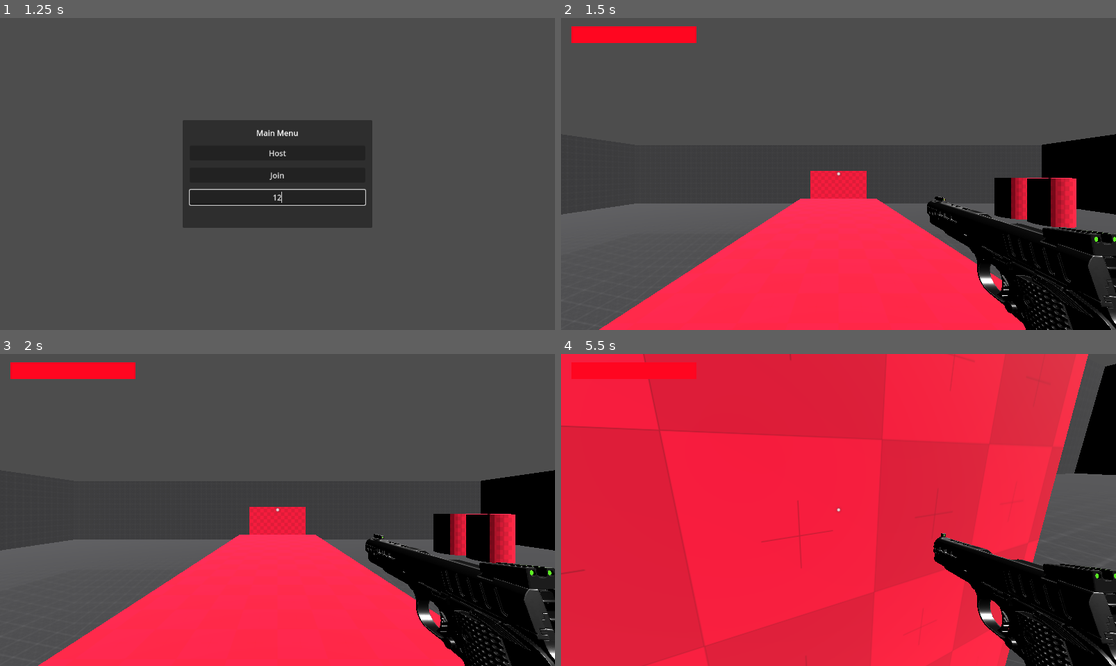
Above: before the commit, frames 1-4 (two rows, left to right).
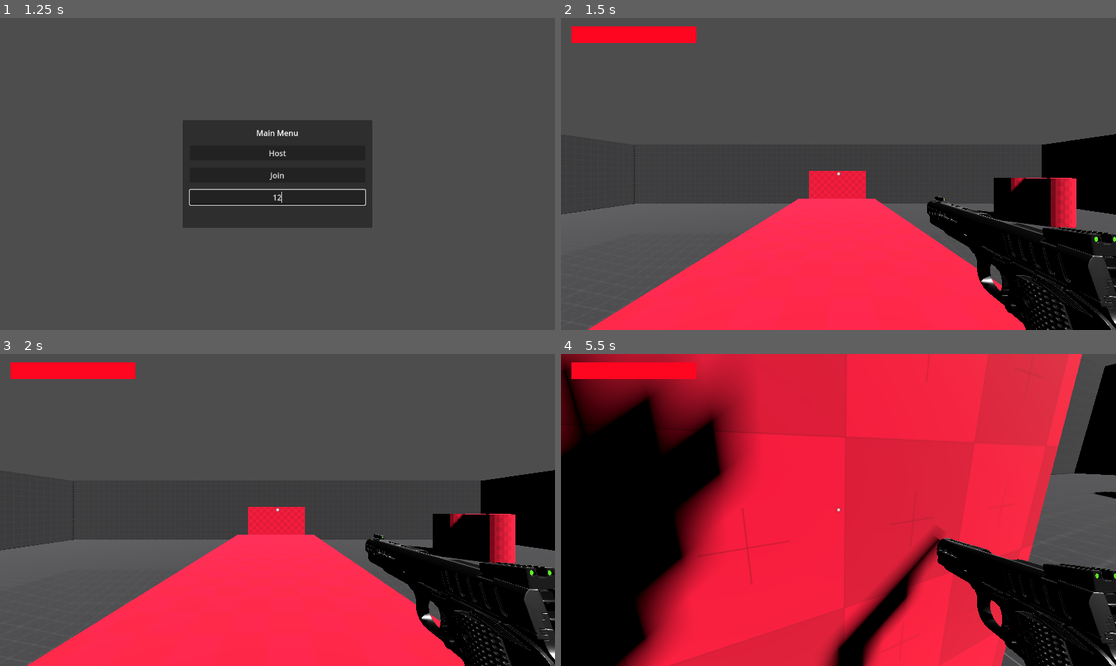
Above: after the commit, the same moments.

Repository: nc5432/Godot-Multiplayer
Game: Godot game, scene res://Scenes/world.tscn
The game is run twice, just before and just after one commit, with the same random seed, the same clock (stepped at 60 frames per second) and the same inputs.
Inputs (mouse positions are in pixels of both pictures, inside the frame that each line leads up to):
- Up to frame 1 (1.25 s): click (277, 195) at 0.52 s; type "12" at 0.6 s
- Up to frame 2 (1.5 s): click "Host" at 1.25 s
- Up to frame 3 (2 s): no input
- Up to frame 4 (5.5 s): tap Enter (ui_accept) at 2, 2.27, 3.02, 4.52, 5.27 s; move the mouse to (866, 510) at 2.02 s; hold W (up) from 2.03 s (still down); click (866, 510) at 2.1 s; move the mouse to (810, 510) at 2.77 s; click (810, 510) at 2.85 s; move the mouse to (849, 503) at 3.52 s; click (849, 503) at 3.6 s; move the mouse to (832, 516) at 4.27 s; click (832, 516) at 4.35 s; move the mouse to (877, 513) at 5.02 s; click (877, 513) at 5.1 s

Frame 1 is identical in both runs. In frame 2, 1.4% of the frame differs, in the area x 0-100%, y 37-100%; in frame 3, 1.4%; in frame 4, 38%, in the area x 0-100%, y 0-100%.
Error before the commit: Assertion failed: UPNP Discover Failed! Error 24 (res://Scripts/world.gd:59)

Commit message:
Fixes and changes
- Removed UPNP support
- Replaced model with a chicken
- Changed physics engine to Jolt for better performance and accuracy
- Fixed camera position

Diff:
--- a/Prefabs/player.tscn
+++ b/Prefabs/player.tscn
@@ -1,7 +1,8 @@
-[gd_scene load_steps=17 format=3 uid="uid://b4lc7asimanmh"]
+[gd_scene load_steps=18 format=3 uid="uid://b4lc7asimanmh"]
 
 [ext_resource type="Script" path="res://Scripts/Player.gd" id="1_iv0wx"]
 [ext_resource type="PackedScene" uid="uid://da1qh4xri24f2" path="res://Models/kimber_1911/scene.gltf" id="2_0x8c2"]
+[ext_resource type="PackedScene" uid="uid://dbdwccvwm0mw1" path="res://Models/funny_rubber_chicken/scene.gltf" id="2_3kray"]
 [ext_resource type="Texture2D" uid="uid://bx0esoasfh733" path="res://addons/kenney_particle_pack/star_06.png" id="3_cnxpw"]
 
 [sub_resource type="CapsuleMesh" id="CapsuleMesh_xpbim"]
@@ -161,19 +162,23 @@
 properties/2/watch = false
 
 [node name="Player" type="CharacterBody3D"]
-collision_layer = 2
+collision_layer = 3
 script = ExtResource("1_iv0wx")
 
 [node name="MeshInstance3D" type="MeshInstance3D" parent="."]
 transform = Transform3D(1, 0, 0, 0, 1, 0, 0, 0, 1, 0, 1, 0)
+visible = false
 mesh = SubResource("CapsuleMesh_xpbim")
+
+[node name="Chicken" parent="." instance=ExtResource("2_3kray")]
+transform = Transform3D(-0.005, 0, -4.37114e-10, 0, 0.003, 0, 4.37114e-10, 0, -0.005, 0, 1, 0)
 
 [node name="CollisionShape3D" type="CollisionShape3D" parent="."]
 transform = Transform3D(1, 0, 0, 0, 1, 0, 0, 0, 1, 0, 1, 0)
 shape = SubResource("CapsuleShape3D_ruebo")
 
 [node name="Camera3D" type="Camera3D" parent="."]
-transform = Transform3D(1, 0, 0, 0, 1, 0, 0, 0, 1, 0, 1.46831, 0)
+transform = Transform3D(1, 0, 0, 0, 1, 0, 0, 0, 1, 0.105975, 1.46831, -0.0756454)
 
 [node name="gun" parent="Camera3D" instance=ExtResource("2_0x8c2")]
 transform = Transform3D(-0.3, -3.72707e-07, 6.5866e-07, 6.55671e-09, 0.259808, 0.15, -7.56769e-07, 0.15, -0.259808, 0.40064, -0.313696, -0.50908)
@@ -189,6 +194,7 @@
 draw_pass_1 = SubResource("PlaneMesh_yxv4l")
 
 [node name="RayCast3D" type="RayCast3D" parent="Camera3D"]
+transform = Transform3D(1, 0, 0, 0, 1, 0, 0, 0, 1, 0, 0, -0.537428)
 target_position = Vector3(0, 0, -50)
 collision_mask = 2
 
--- a/Scenes/world.tscn
+++ b/Scenes/world.tscn
@@ -19,6 +19,7 @@
 [node name="DirectionalLight3D" type="DirectionalLight3D" parent="."]
 transform = Transform3D(0.726647, -0.512797, 0.457191, 0, 0.665478, 0.746418, -0.687011, -0.542382, 0.483567, 0, 39.4589, 0)
 light_energy = 1.821
+shadow_enabled = true
 
 [node name="CanvasLayer" type="CanvasLayer" parent="."]
 
--- a/Scripts/Player.gd
+++ b/Scripts/Player.gd
@@ -25,6 +25,7 @@
 	set_multiplayer_authority(str(name).to_int())
 
 func _unhandled_input(event):
+	if not is_multiplayer_authority(): return
 	if event is InputEventMouseMotion:
 		rotate_y(-event.relative.x * lookSensitivity)
 		camera.rotate_x(-event.relative.y * lookSensitivity)
--- a/Scripts/world.gd
+++ b/Scripts/world.gd
@@ -6,7 +6,7 @@
 @onready var healthbar = $CanvasLayer/HUD/HealthBar
 
 const Player = preload("res://Prefabs/player.tscn")
-const PORT = 2571
+const PORT = 25565
 var enet_peer = ENetMultiplayerPeer.new()
 
 @export var spawnpoint: Vector3 = Vector3(0, 6.376, 0)
@@ -24,7 +24,7 @@
 	multiplayer.peer_connected.connect(addPlayer)
 	multiplayer.peer_disconnected.connect(removePlayer)
 	addPlayer(multiplayer.get_unique_id())
-	upnpSetup()
+	#upnpSetup()
 
 func _on_join_button_pressed():
 	mainMenu.hide()
--- a/project.godot
+++ b/project.godot
@@ -55,3 +55,7 @@
 "events": [Object(InputEventMouseButton,"resource_local_to_scene":false,"resource_name":"","device":-1,"window_id":0,"a …(257 unchanged characters)…
 ]
 }
+
+[physics]
+
+3d/physics_engine="JoltPhysics3D"
Not shown, added: Models/funny_rubber_chicken/license.txt
Binary file added: Models/funny_rubber_chicken/scene.bin
Not shown, added: Models/funny_rubber_chicken/scene.gltf
Not shown, added: Models/funny_rubber_chicken/scene.gltf.import
Binary file added: Models/funny_rubber_chicken/textures/material_baseColor.png
Not shown, added: Models/funny_rubber_chicken/textures/material_baseColor.png.import
Not shown, added: addons/godot-jolt/LICENSE.txt
Not shown, added: addons/godot-jolt/THIRDPARTY.txt
Not shown, added: addons/godot-jolt/godot-jolt.gdextension
Not shown, added: addons/godot-jolt/linux/godot-jolt_linux-x64.so
Not shown, added: addons/godot-jolt/linux/godot-jolt_linux-x64_editor.so
Not shown, added: addons/godot-jolt/linux/godot-jolt_linux-x86.so
(and 11 more such lines)
